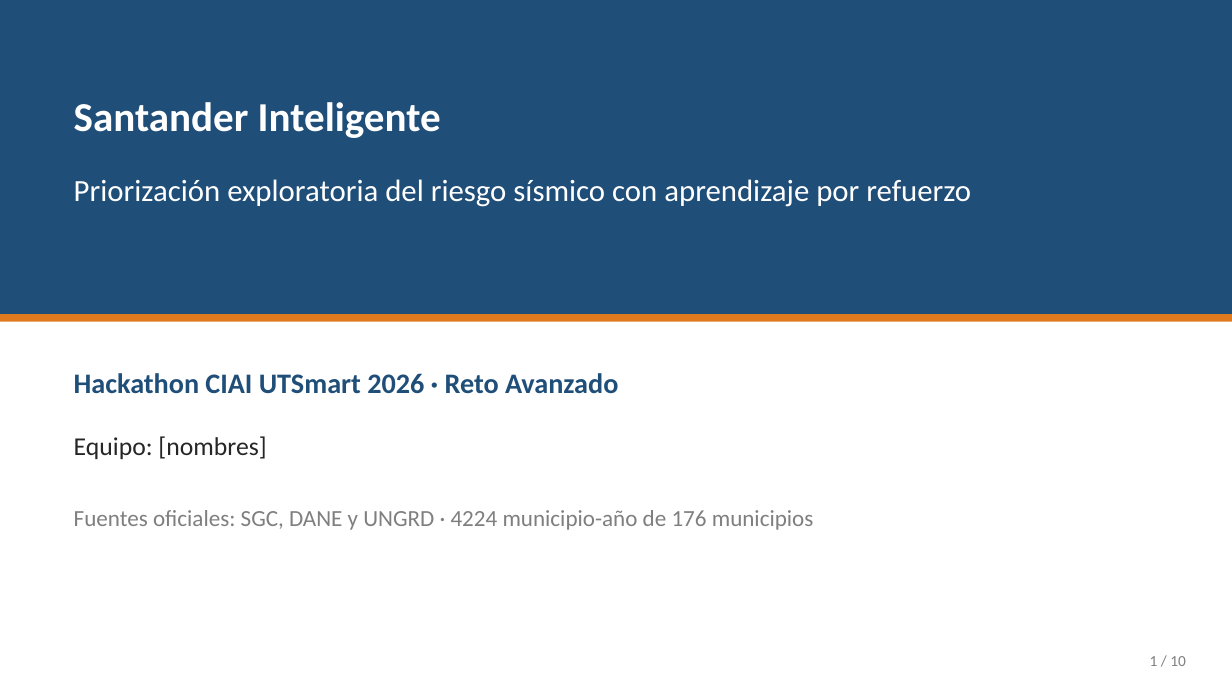
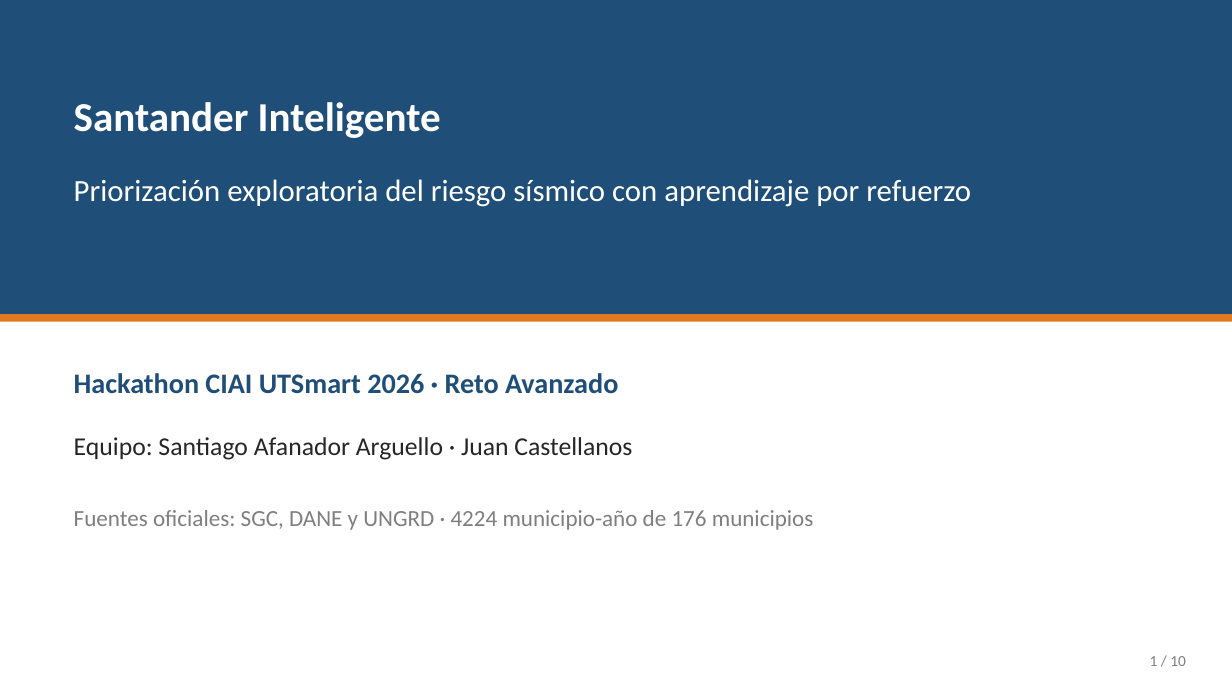
Before and after one commit to JuanCastellanos1/Hackathon-uts, a slide deck: slide 1 of docs/presentacion.pptx. Drawn at 1232x693 pixels with LibreOffice and Linux fonts; fonts in the diff are those of the drawing. Boxes give left, top, right and bottom in pixels: in the first picture for what was removed or moved away, otherwise in the second. Text is boxed around its words. In the diff, an @@ line names an element or a change of style, - is before the commit and + after.

```diff
--- a/docs/presentacion.pptx
+++ b/docs/presentacion.pptx
@@ text at box(74, 437, 632, 460): text changed @@
-Equipo: [nombres]
+Equipo: Santiago Afanador Arguello · Juan Castellanos
```
Also in this commit, not shown: 2 other files.
